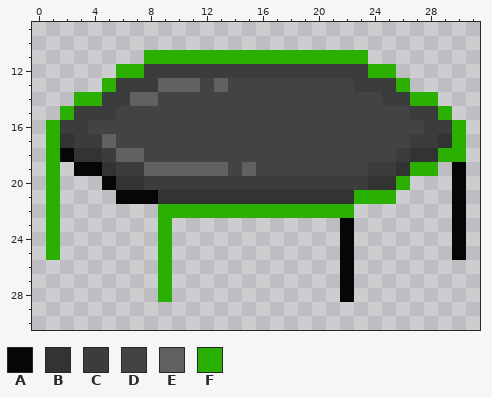
Pixel-art sprite -- Assets/Assets/ItemVari/ToDraw/TrampolinoToDisplay.png. The picture above is the old version.
The file is 32x32 pixels. Shown: x 0..31, y 9..30.
Palette (. is transparent): A #060606  B #333333  C #3c3c3c  D #434343  E #616161  F #29b000
Pixels before, first column x 1:
11 .......FFFFFFFFFFFFFFFF.......
12 .....FFCCCCCCCCCCCCCCCCFF.....
13 ....FCCCEEEDEDDDDDDDDDCCCF....
14 ..FFCCEEDDDDDDDDDDDDDDDDCCFF..
15 .FCCCDDDDDDDDDDDDDDDDDDDDDCCF.
16 FCCDDDDDDDDDDDDDDDDDDDDDDDDCCF
17 FBCCEDDDDDDDDDDDDDDDDDDDDDCCBF
18 FABBCEEDDDDDDDDDDDDDDDDDDCBBFF
19 F.AABCCEEEEEEDEDDDDDDDDCCBFF.A
20 F...ABBCCCCCCCCCCCCCCCCBBF...A
21 F....AAABBBBBBBBBBBBBBFFF....A
22 F.......FFFFFFFFFFFFFF.......A
23 F.......F............A.......A
24 F.......F............A.......A
25 F.......F............A.......A
26 ........F............A........
27 ........F............A........
28 ........F............A........
After:
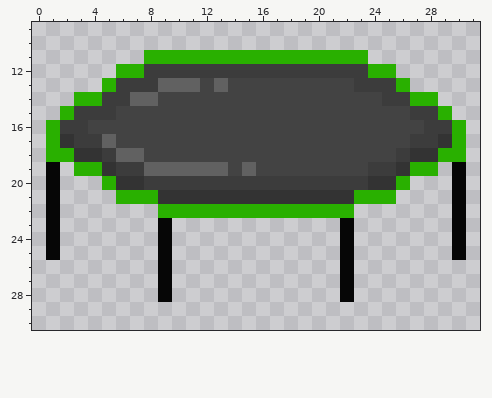
What changed:
y 18: x 2 A -> F
y 19: x 1 F -> A; x 3..4 AA -> FF
y 20: x 1 F -> A; x 5 A -> F
y 21: x 1 F -> A; x 6..8 AAA -> FFF
y 22: x 1 F -> A
y 23..25: x 1 F -> A; x 9 F -> A
y 26..28: x 9 F -> A
